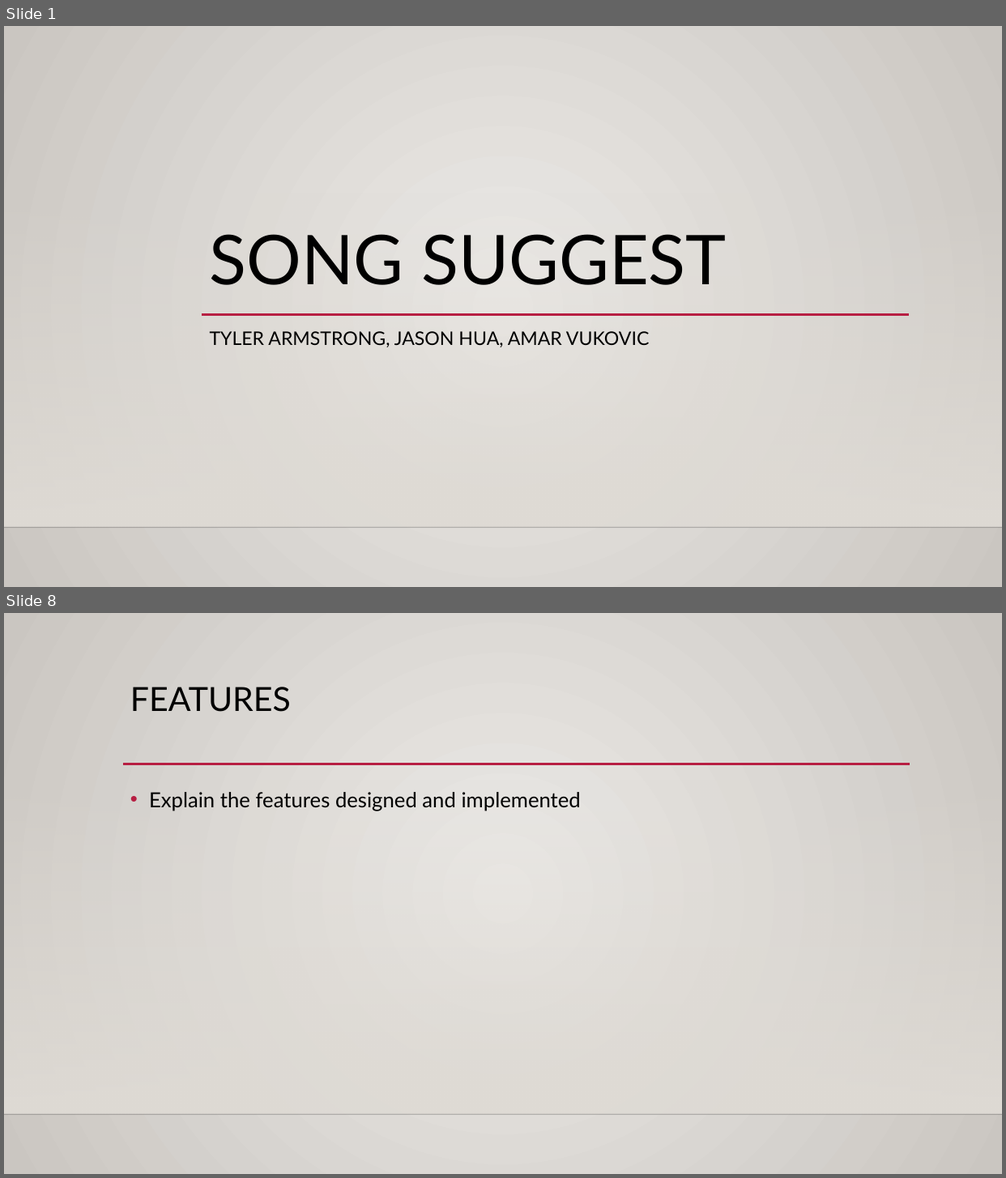
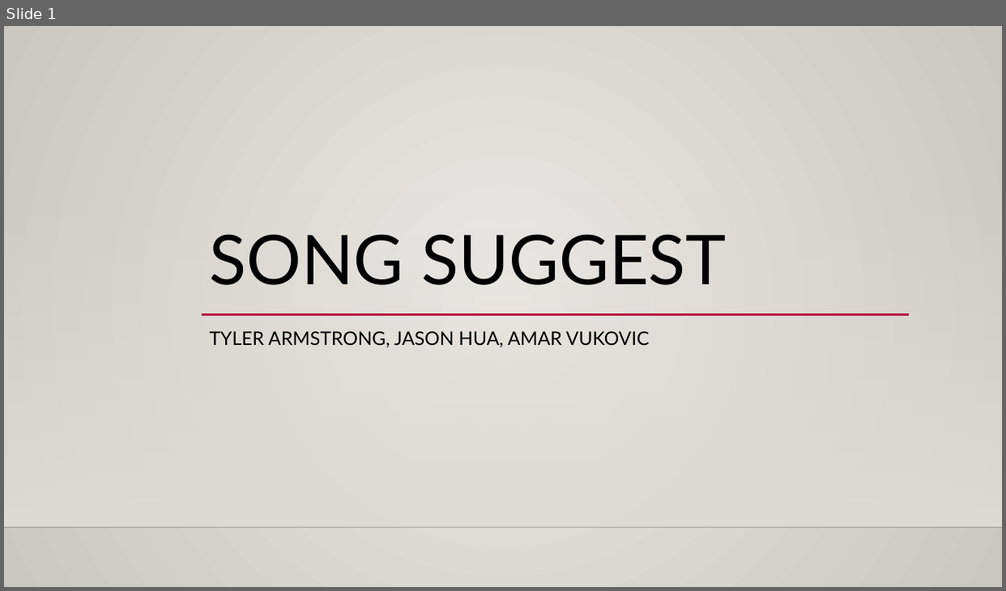
Before and after one commit to AMarinjo/song-suggest, a slide deck: SongSuggest.pptx. Shown one above the other, each under a label of ours: slides 1 and 8 before the commit, slide 1 after it; the slides between them are not shown. The pictures are 1006x1178 and 1006x591 pixels, drawn with LibreOffice and Linux fonts; fonts in the diff are those of the drawing; background and template pictures are left out. Boxes give left, top, right and bottom in pixels: in the first picture for what was removed or moved away, otherwise in the second. Text is boxed around its words. In the diff, an @@ line names an element or a change of style, - is before the commit and + after.

```diff
--- a/SongSuggest.pptx
+++ b/SongSuggest.pptx
@@ slide 8 removed at [4,613,1002,1174], background gradient #ECEAE7 to #CAC7C1; not listed: 2 template elements that a slide beside it also shows @@
@@ title removed at [130,687,291,712] @@
-FEATURES
@@ line removed from (123, 764) to (910, 764) @@
@@ text removed at [149,792,581,811] @@
-• Explain the features designed and implemented
```
Also in this commit, not shown: 7 slides changed, 4 slides added, 1 other slide removed.
